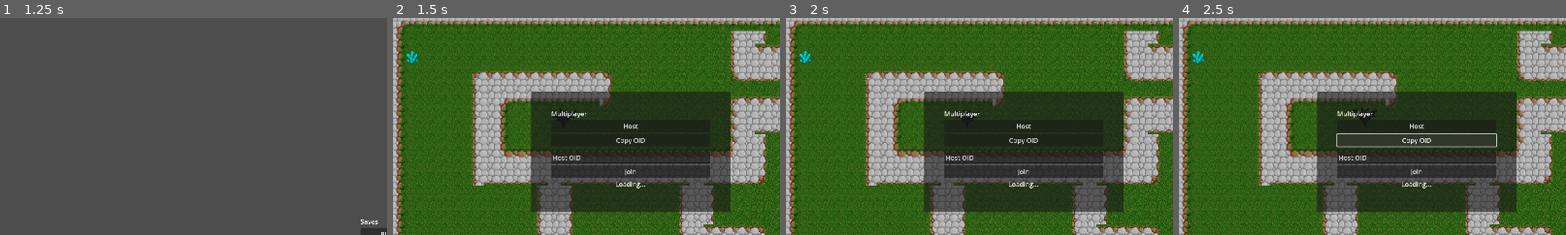
Above: before the commit, frames 1-4 (left to right).
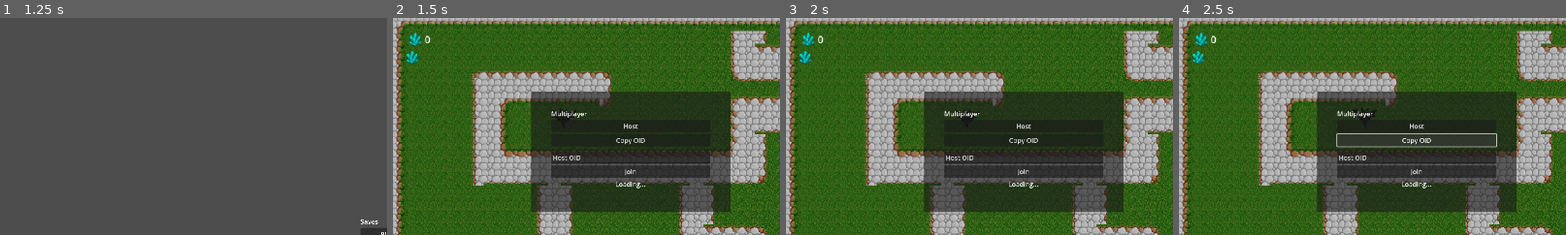
Above: after the commit, the same moments.

Repository: royalcaster/split-souls
Game: Godot game, scene res://scenes/ui/MainMenu.tscn
The game is run twice, just before and just after one commit, with the same random seed, the same clock (stepped at 60 frames per second) and the same inputs.
Inputs:
- Up to frame 1 (1.25 s): click "Play" at 0.5 s
- Up to frame 2 (1.5 s): click "Play" at 1.25 s
- Up to frame 3 (2 s): no input
- Up to frame 4 (2.5 s): click "Copy OID" at 2 s
The pictures show only the part of the screen within x 0-50%, y 0-50%; the shares and areas given below are measured in that part.

Frame 1 is identical in both runs. In frame 2, 0.2% of the frame differs, in the area x 4-10%, y 6-13%; in frame 3, 0.2%; in frame 4, 0.2%.

Commit message:
add base player class and crystal

Diff:
--- a/scenes/game/Crystal.tscn
+++ b/scenes/game/Crystal.tscn
@@ -1,8 +1,9 @@
-[gd_scene load_steps=3 format=3 uid="uid://b1ovwmv372lxj"]
+[gd_scene load_steps=5 format=3 uid="uid://b1ovwmv372lxj"]
 
 [ext_resource type="Texture2D" uid="uid://ctghabyvij7yu" path="res://assets/img/crystal.webp" id="1_bmej7"]
+[ext_resource type="Script" uid="uid://s1s71bqr3wbl" path="res://src/crystal.gd" id="1_goros"]
 
-[sub_resource type="SpriteFrames" id="SpriteFrames_goros"]
+[sub_resource type="SpriteFrames" id="SpriteFrames_ur2oi"]
 animations = [{
 "frames": [{
 "duration": 1.0,
@@ -13,6 +14,20 @@
 "speed": 5.0
 }]
 
-[node name="Crystal" type="AnimatedSprite2D"]
+[sub_resource type="RectangleShape2D" id="RectangleShape2D_b1mq4"]
+size = Vector2(28.305, 32.94)
+
+[node name="Crystal" type="Area2D"]
 scale = Vector2(0.05, 0.05)
-sprite_frames = SubResource("SpriteFrames_goros")
+collision_layer = 2
+script = ExtResource("1_goros")
+
+[node name="CrystalSprite" type="AnimatedSprite2D" parent="."]
+sprite_frames = SubResource("SpriteFrames_ur2oi")
+
+[node name="CollisionShape2D" type="CollisionShape2D" parent="."]
+position = Vector2(0, -2.27374e-13)
+scale = Vector2(0.999999, 0.999999)
+shape = SubResource("RectangleShape2D_b1mq4")
+
+[connection signal="body_entered" from="." to="." method="_on_body_entered"]
--- a/scenes/game/Game.tscn
+++ b/scenes/game/Game.tscn
@@ -1,8 +1,10 @@
-[gd_scene load_steps=6 format=4 uid="uid://dur7c4brk3lfn"]
+[gd_scene load_steps=8 format=4 uid="uid://dur7c4brk3lfn"]
 
 [ext_resource type="Script" uid="uid://i8ggtmu8am1a" path="res://src/Game.gd" id="1_klkup"]
 [ext_resource type="Texture2D" uid="uid://ce7fx7e0blrxk" path="res://assets/tiles/test_tiles.png" id="3_7qcb4"]
 [ext_resource type="PackedScene" uid="uid://byixxiqjq0w47" path="res://scenes/enemies/enemie_bat.tscn" id="3_vrspl"]
+[ext_resource type="PackedScene" uid="uid://bexnn5kewhjq8" path="res://scenes/game/hud.tscn" id="4_7qcb4"]
+[ext_resource type="Script" uid="uid://b2chkqk10vxpw" path="res://src/hud.gd" id="5_lyhax"]
 
 [sub_resource type="TileSetAtlasSource" id="TileSetAtlasSource_lyhax"]
 texture = ExtResource("3_7qcb4")
@@ -2489,6 +2491,10 @@
 "
 horizontal_alignment = 1
 
+[node name="Hud" parent="." instance=ExtResource("4_7qcb4")]
+unique_name_in_owner = true
+script = ExtResource("5_lyhax")
+
 [connection signal="pressed" from="Multiplayer/Panel/VBoxContainer/Host" to="." method="_on_host_pressed"]
 [connection signal="pressed" from="Multiplayer/Panel/VBoxContainer/CopyOID" to="." method="_on_copy_oid_pressed"]
 [connection signal="pressed" from="Multiplayer/Panel/VBoxContainer/Join" to="." method="_on_join_pressed"]
--- /dev/null
+++ b/scenes/game/hud.tscn
@@ -0,0 +1,23 @@
+[gd_scene load_steps=2 format=3 uid="uid://bexnn5kewhjq8"]
+
+[ext_resource type="Texture2D" uid="uid://ctghabyvij7yu" path="res://assets/img/crystal.webp" id="1_kqgwg"]
+
+[node name="Hud" type="CanvasLayer"]
+
+[node name="TextureRect" type="TextureRect" parent="."]
+offset_left = 31.0
+offset_top = 27.0
+offset_right = 1011.0
+offset_bottom = 1007.0
+scale = Vector2(0.05, 0.05)
+texture = ExtResource("1_kqgwg")
+stretch_mode = 2
+
+[node name="CrystalCount" type="Label" parent="."]
+unique_name_in_owner = true
+offset_left = 79.0
+offset_top = 36.0
+offset_right = 119.0
+offset_bottom = 59.0
+scale = Vector2(1.47, 1.47)
+text = "0"
--- a/scenes/player/player_1.tscn
+++ b/scenes/player/player_1.tscn
@@ -18,6 +18,7 @@
 [sub_resource type="CapsuleShape2D" id="CapsuleShape2D_gok7g"]
 
 [node name="Player1" type="CharacterBody2D"]
+collision_mask = 3
 script = ExtResource("1_hvohr")
 player_1_frames = ExtResource("2_hvohr")
 player_2_frames = ExtResource("3_gok7g")
--- a/src/Game.gd
+++ b/src/Game.gd
@@ -10,15 +10,16 @@
 var peer = ENetMultiplayerPeer.new()
 var players: Array[Player] = []
 
-var tilemap_length = 35
-var tilemap_height = 19
-
-var rng = RandomNumberGenerator.new()
-
-var crystal_position: Vector2 = Vector2(3*16, 6*16)
+# tile positions -> are multiplied by 16 later to get pixel positions
+var crystal_positions: Array[Vector2] = [
+	Vector2(3, 6),
+	Vector2(5, 8),
+	Vector2(10, 4),
+	Vector2(2, 8)
+]
 
 func _ready():
-	spawn_crystal()
+	spawn_crystal(0, crystal_positions[0])
 	$MultiplayerSpawner.spawn_function = add_player
 	await MultiplayerServer.noray_connected
 	oid_lbl.text = Noray.oid
@@ -36,7 +37,6 @@
 	if get_tree().paused:
 		get_tree().paused = false
 	SceneManager.goto_scene("res://scenes/ui/MainMenu.tscn")
-
 
 func _on_host_pressed():
 	MultiplayerServer.host()
@@ -65,8 +65,16 @@
 	player.position = spawn_position
 	return player
 
-func spawn_crystal():
-	var crystal_instance = CRYSTAL.instantiate()
-	add_child(crystal_instance)
-	print(crystal_position)
-	crystal_instance.position = crystal_position
+func spawn_crystal(index: int, pos: Vector2):
+	if index < crystal_positions.size():
+		var crystal_instance = CRYSTAL.instantiate()
+		crystal_instance.value = index
+		add_child(crystal_instance)
+		crystal_instance.collected.connect(on_crystal_collected)
+		crystal_instance.position = pos * 16
+		print("Spawned crystal at tile ", pos)
+
+func on_crystal_collected(value):
+	$Hud.update_crystal_score(value)
+	print("collected crystal")
+	spawn_crystal(value + 1, crystal_positions[value])
--- a/src/base_player.gd
+++ b/src/base_player.gd
@@ -42,3 +42,6 @@
 	handleInput()
 	move_and_slide()
 	updateAnimation()
+
+func is_player():
+	return true
--- /dev/null
+++ b/src/crystal.gd
@@ -0,0 +1,10 @@
+extends Area2D
+
+signal collected
+
+@export var value: int = 1
+
+func _on_body_entered(body: Node2D):
+	if body.has_method("is_player"):
+		collected.emit(value)
+	queue_free()
--- /dev/null
+++ b/src/hud.gd
@@ -0,0 +1,4 @@
+extends CanvasLayer
+
+func update_crystal_score(count):
+	$CrystalCount.text = str(count)
Not shown: 1 places in scenes/ui/SavesMenu.tscn that only renumber resources
Not shown, added: src/crystal.gd.uid
Not shown, added: src/hud.gd.uid
